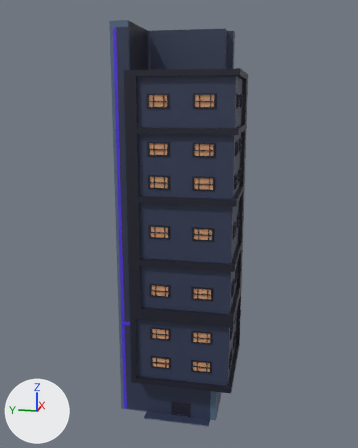
A saved change to the FBX model Shader Test/Assets/My Assets/Art/Objects/Buildings/Meshes/Building_Skyscraper02.fbx.
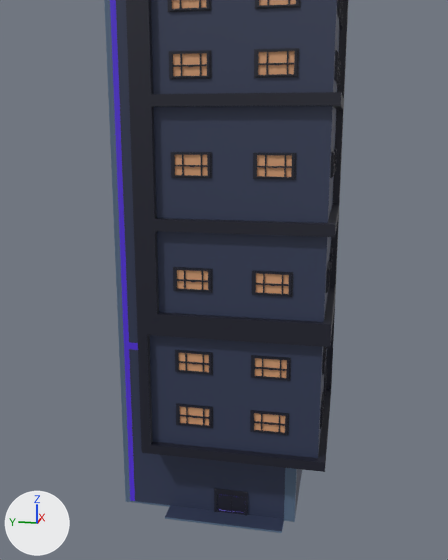
Each version appears first whole from a camera (50 mm lens) standing at (-148.3, -49.2, 37.4) and looking at (-95.0, -38.6, 24.1), and next in a close-up from a camera (50 mm lens) standing at (-133.8, -46.1, 26.6) and looking at (-96.7, -38.7, 17.3). Every picture has the same lights, and +X, +Y and +Z are marked at lower left. Where no turn or scale is listed for an object, it has been applied to the vertices. Vertices at the same position are counted once.
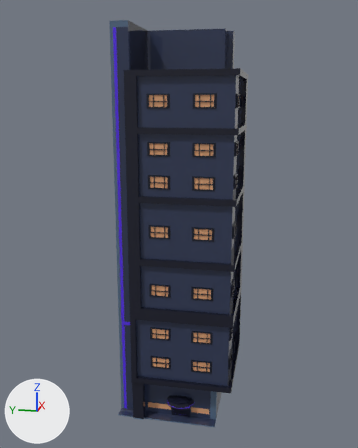
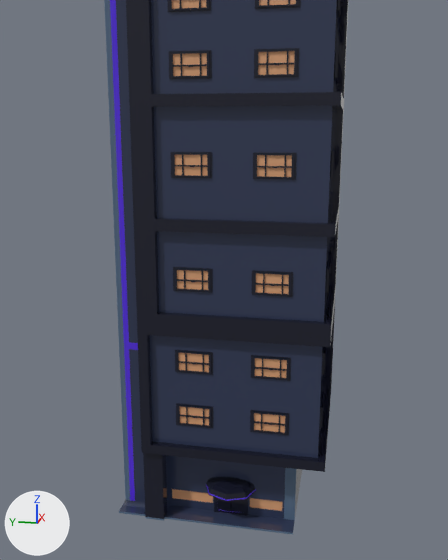
The newer file is also turned or shifted as a whole; pictures and numbers use the older file's frame.

Boxes [x1, y1, x2, y2] around the edits, measured in the close-ups (448 x 560 px; the box of a moved part takes in the faces that stretch with it):
'Cube.446', surface changed, reshaped: before [104, 0, 349, 533]; after [104, 0, 349, 534]
'Cylinder.340', added: after [206, 477, 256, 502]
'Cube.456', deleted: before [231, 494, 245, 515]
'Cube.457', deleted: before [218, 493, 231, 513]
'Cube.744', added: after [231, 500, 245, 515]
'Cube.745', now drawn: after [217, 499, 231, 513]
part 1 of me_cube_1152, moved or reshaped: before [125, 264, 332, 520]; after [119, 264, 331, 534]

Diff of the bpy script that builds the scene:
```diff
--- a/Shader Test/Assets/My Assets/Art/Objects/Buildings/Meshes/Building_Skyscraper02.fbx.py
+++ b/Shader Test/Assets/My Assets/Art/Objects/Buildings/Meshes/Building_Skyscraper02.fbx.py
@@ mat_palette_specials @@
 mat_palette_specials.texture = img_palette_specials_png
+mat_palette_specials.roughness = 0.0
@@ me_cube_1152 @@
 # used by ob_cube_446; location = (-88.58, -32.67, 2.78)
-me_cube_1152.from_pydata(...)  # 6535 vertices, 6478 faces; spans x -12.8..0.0, y -12.8..0.0, z 0.0..42.2
+me_cube_1152.from_pydata(...)  # 6565 vertices, 6571 faces; spans x -12.8..0.0, y -12.8..0.0, z 0.0..42.2
+# me_cube_1152 part 1: 14 vertices moved within x -12.5..-4.7, y -12.5..-6.0, z 7.2..15.5; 80 vertices removed from x -12.5..0.0, y -12.5..0.0, z 1.5..15.5; 174 vertices added at x -12.5..0.0, y -12.5..0.0, z 0.0..12.5
 me_cube_1152.materials.append(mat_palette_specials)
@@ me_cube_1567 @@
+me_cube_1567.from_pydata(...)  # 36 vertices, 34 faces; spans x 0.0..0.066, y 0.0..0.902, z 0.0..1.438
+me_cube_1567.materials.append(mat_palette_specials)  # picture img_palette_specials_png
@@ me_cylinder_478 @@
+me_cylinder_478.from_pydata(...)  # 64 vertices, 56 faces; spans x -1.53..-0.06, y -1.6..1.6, z -0.65..0.16
+me_cylinder_478.materials.append(mat_palette_specials)  # picture img_palette_specials_png
@@ ob_cube_456 @@
-ob_cube_456 = bpy.data.objects.new('Cube.456', me_cube_1196)
-ob_cube_456.location = (-99.69, -40.6, 2.9)
@@ ob_cube_457 @@
-ob_cube_457 = bpy.data.objects.new('Cube.457', me_cube_1197)
-ob_cube_457.location = (-99.69, -38.85, 2.9)
@@ ob_cube_744 @@
+ob_cube_744 = bpy.data.objects.new('Cube.744', me_cube_1567)
+ob_cube_744.location = (-99.73, -40.62, 2.9)
@@ ob_cylinder_340 @@
+ob_cylinder_340 = bpy.data.objects.new('Cylinder.340', me_cylinder_478)
+ob_cylinder_340.location = (-99.54, -39.66, 5.26)
```
